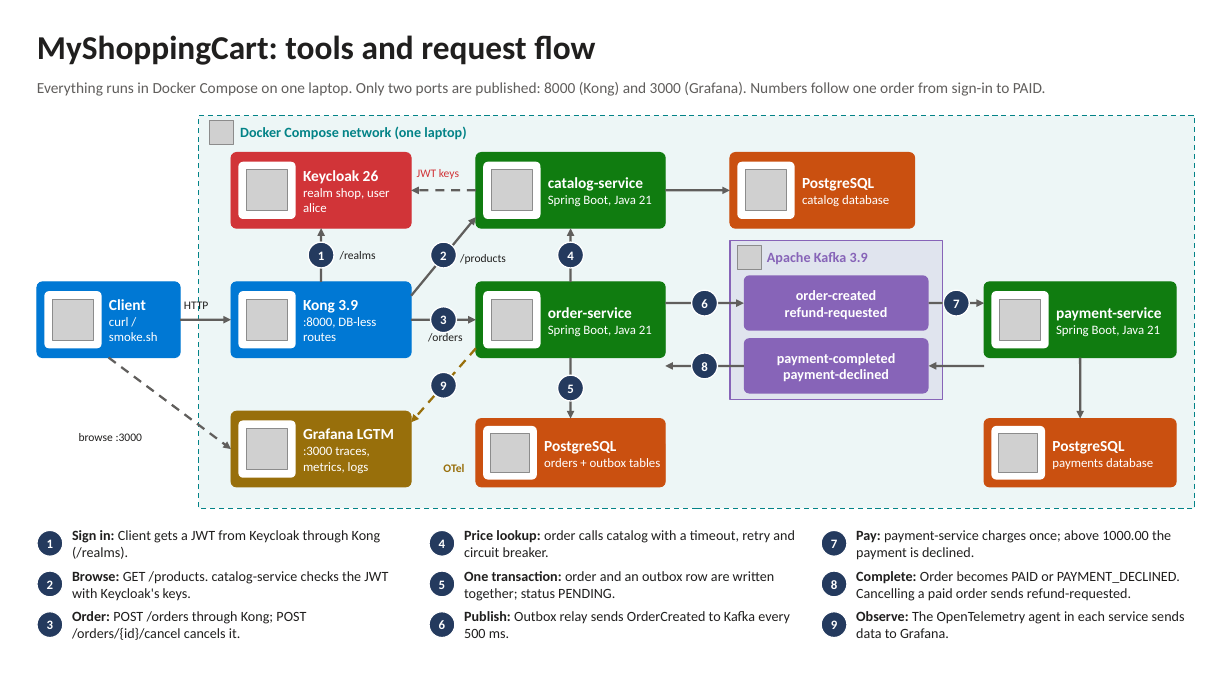
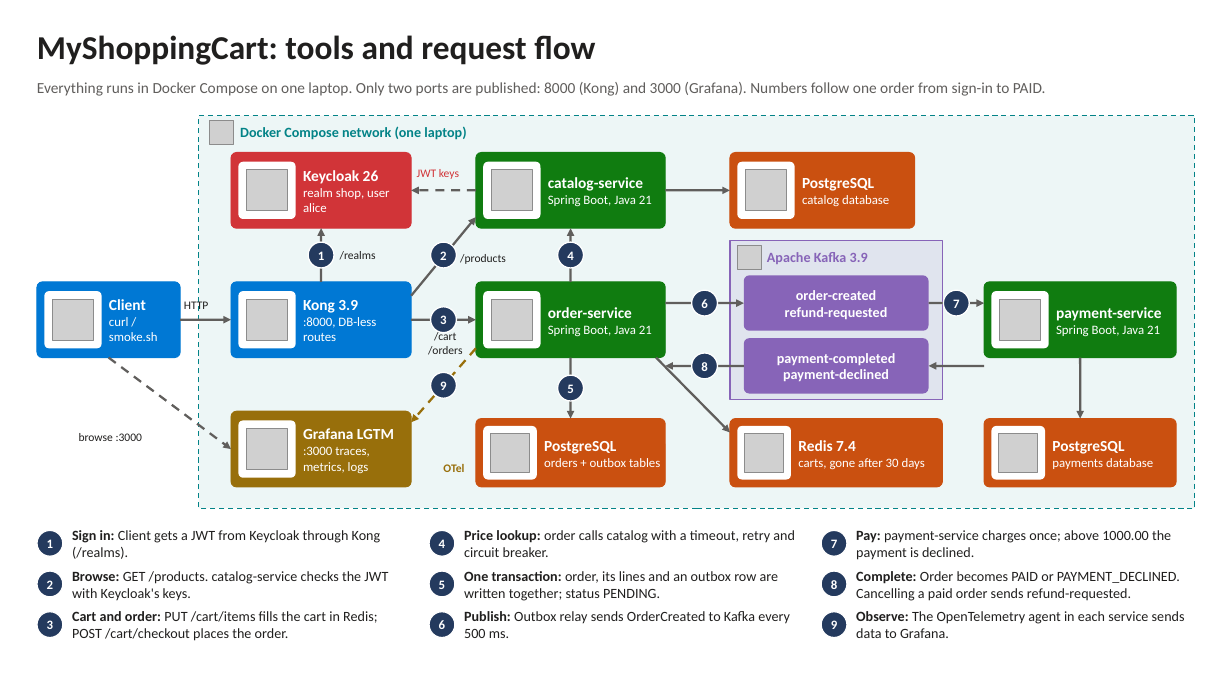
Before and after one commit to anandmohan-root/MyShoppingCart, a slide deck: slide 1 of docs/architecture.pptx. Drawn at 1232x693 pixels with LibreOffice and Linux fonts; fonts in the diff are those of the drawing; grey boxes stand for pictures; background and template pictures are left out. Boxes give left, top, right and bottom in pixels: in the first picture for what was removed or moved away, otherwise in the second. Text is boxed around its words. In the diff, an @@ line names an element or a change of style, - is before the commit and + after.

```diff
--- a/docs/architecture.pptx
+++ b/docs/architecture.pptx
@@ text at (434, 330, 456, 341): paragraph added @@
+/cart
@@ arrow added from (656, 358) to (730, 433), #605E5C 1.75 pt @@
@@ rounded rectangle added at (730, 419, 943, 487), fill #CA5010, outline #CA5010 0.75 pt @@
@@ rounded rectangle added at (738, 426, 791, 480), fill #FFFFFF @@
@@ picture added at (745, 433, 784, 472) @@
@@ text added at (798, 440, 925, 470), 10 pt, text #FFFFFF @@
+Redis 7.4
+carts, gone after 30 days
@@ text at (464, 571, 779, 601): text changed @@
-One transaction: order and an outbox row are written together; status PENDING.
+One transaction: order, its lines and an outbox row are written together; status PENDING.
@@ text at (72, 611, 377, 641): text changed @@
-Order: POST /orders through Kong; POST /orders/{id}/cancel cancels it.
+Cart and order: PUT /cart/items fills the cart in Redis; POST /cart/checkout places the order.
```
Also in this commit, not shown: 22 other files.
